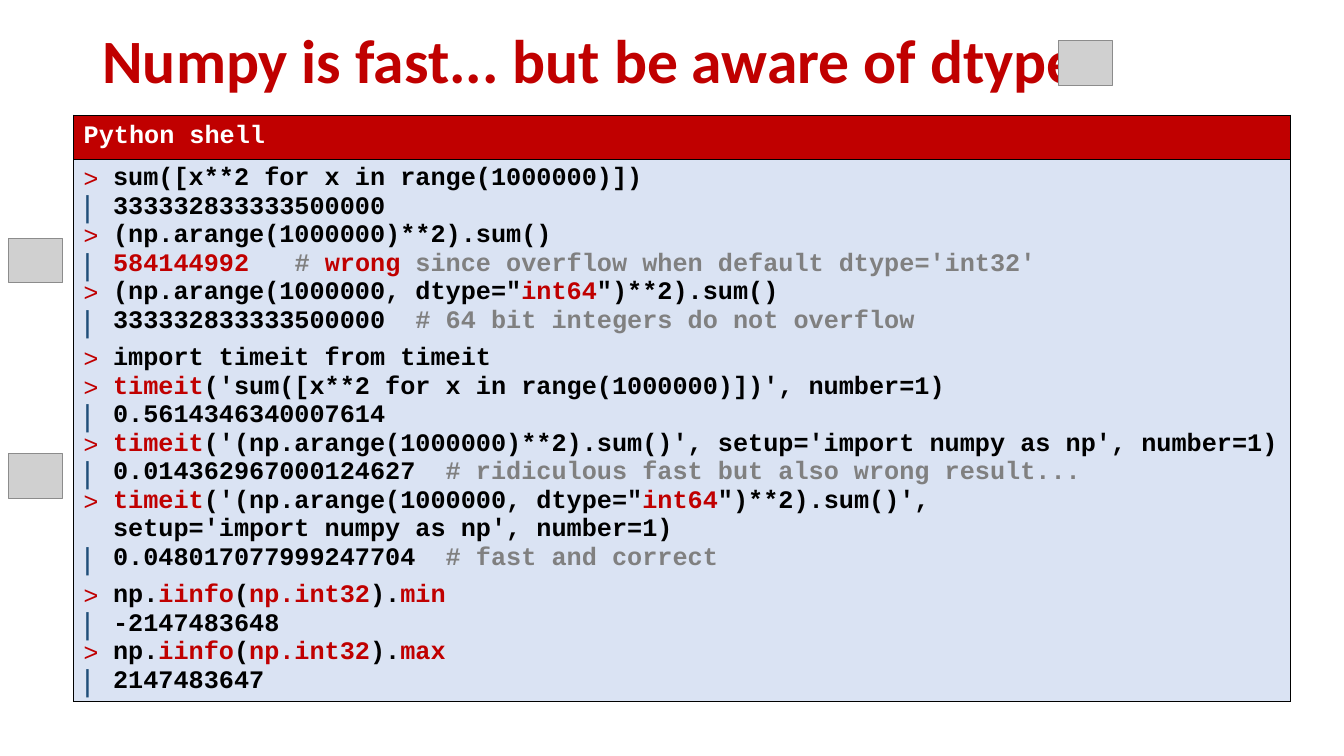
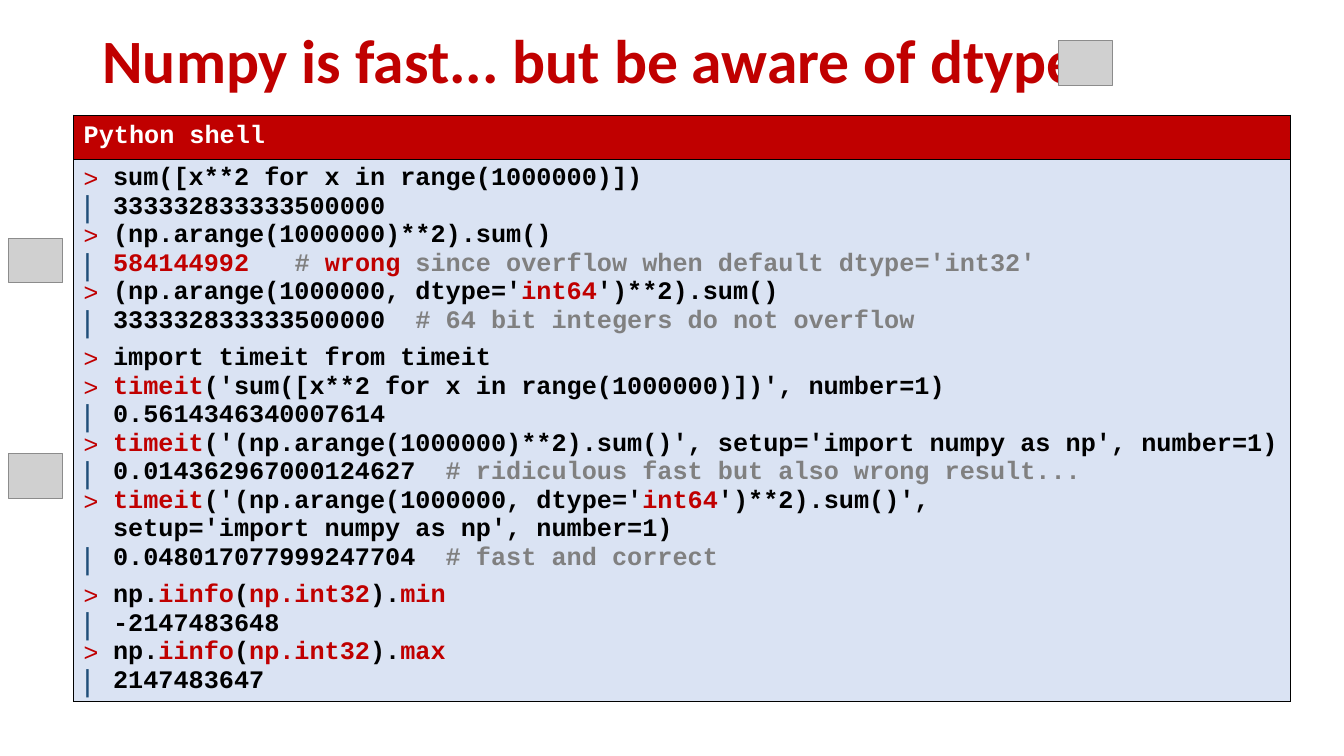
Before and after one commit to gsbrodal/gsbrodal.github.io, a slide deck: slide 18 of ipsa/slides/numpy.pptx. Drawn at 1344x756 pixels with LibreOffice and Linux fonts; fonts in the diff are those of the drawing; grey boxes stand for pictures. Boxes give left, top, right and bottom in pixels: in the first picture for what was removed or moved away, otherwise in the second. Text is boxed around its words. In the diff, an @@ line names an element or a change of style, - is before the commit and + after.

```diff
--- a/ipsa/slides/numpy.pptx
+++ b/ipsa/slides/numpy.pptx
@@ table at (74, 115, 1292, 731) @@
@@ row 2, column 1: "sum([x**2 for x in range(1000000)]) / 333332833333500000 / (np.arange(1000000)**2).sum() / 584144992 # wrong since overflow when default dtype='int32' / (np.arange(1000000, dtype="int64")**2).sum() / 333332833333500000 # 64 bit integers do not overflow / import timeit from timeit / timeit('sum([x**2 for x in range(1000000)])', number=1) / 0.5614346340007614 / timeit('(np.arange(1000000)**2).sum()', setup='import numpy as np', number=1) / 0.014362967000124627 # ridiculous fast but also wrong result... / timeit('(np.arange(1000000, dtype="int64")**2).sum()', setup='import numpy as np', number=1) / 0.048017077999247704 # fast and correct / np.iinfo(np.int32).min / -2147483648 / np.iinfo(np.int32).max / 2147483647" to "sum([x**2 for x in range(1000000)]) / 333332833333500000 / (np.arange(1000000)**2).sum() / 584144992 # wrong since overflow when default dtype='int32' / (np.arange(1000000, dtype='int64')**2).sum() / 333332833333500000 # 64 bit integers do not overflow / import timeit from timeit / timeit('sum([x**2 for x in range(1000000)])', number=1) / 0.5614346340007614 / timeit('(np.arange(1000000)**2).sum()', setup='import numpy as np', number=1) / 0.014362967000124627 # ridiculous fast but also wrong result... / timeit('(np.arange(1000000, dtype='int64')**2).sum()', setup='import numpy as np', number=1) / 0.048017077999247704 # fast and correct / np.iinfo(np.int32).min / -2147483648 / np.iinfo(np.int32).max / 2147483647" @@
```
Also in this commit, not shown: 1 other slide changed, 12 other files.
